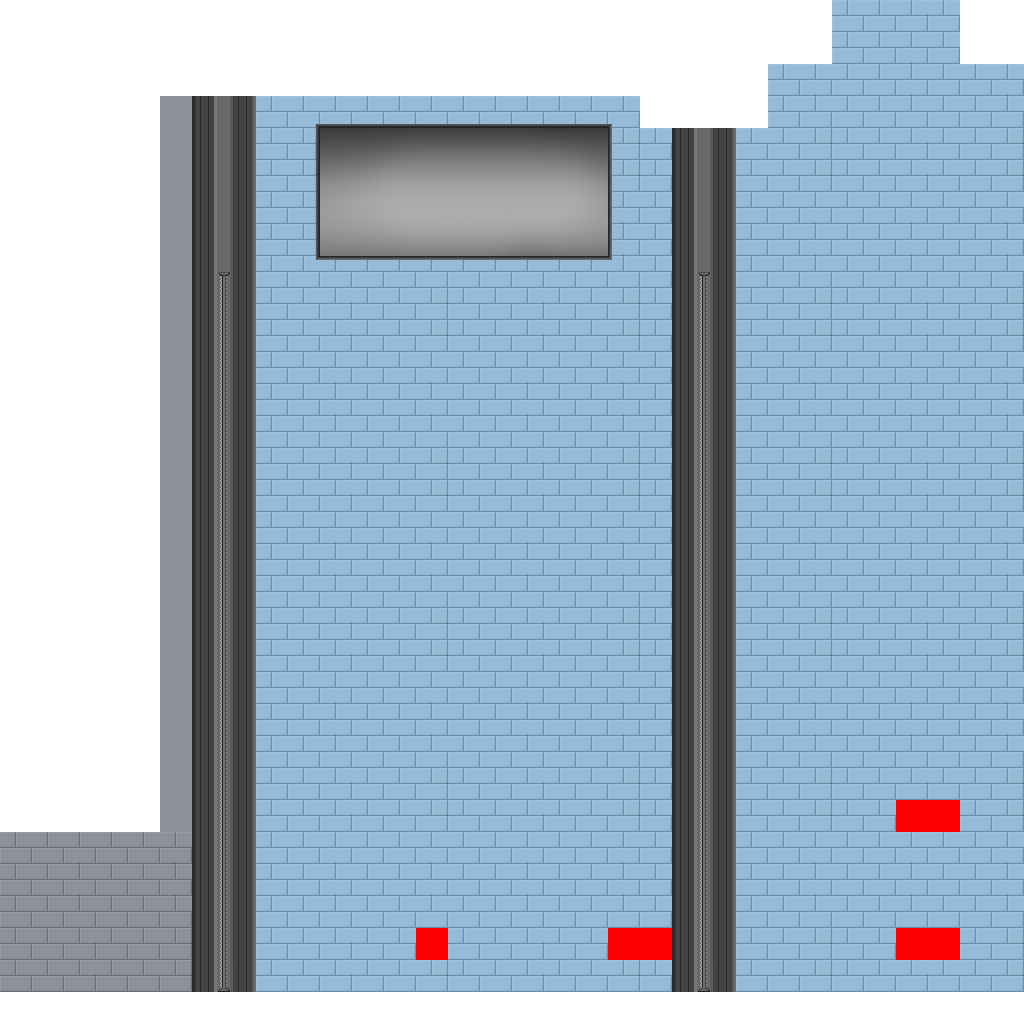
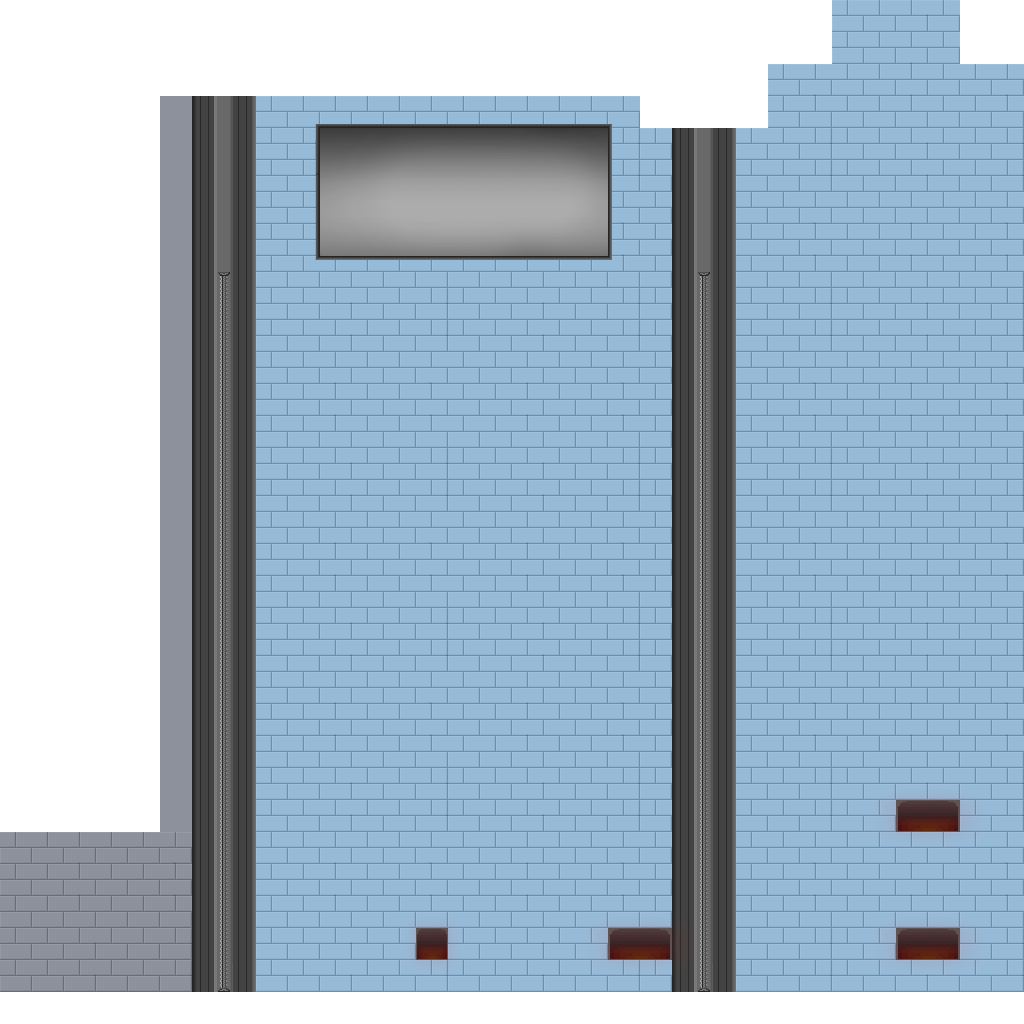
The second 1024 x 1024 image is a revision of the first. Changes to its layers:
added layer "Layer 8" above "Layer 4" over [405, 789, 984, 972]
hid "Layer 4" over [416, 800, 960, 960]
